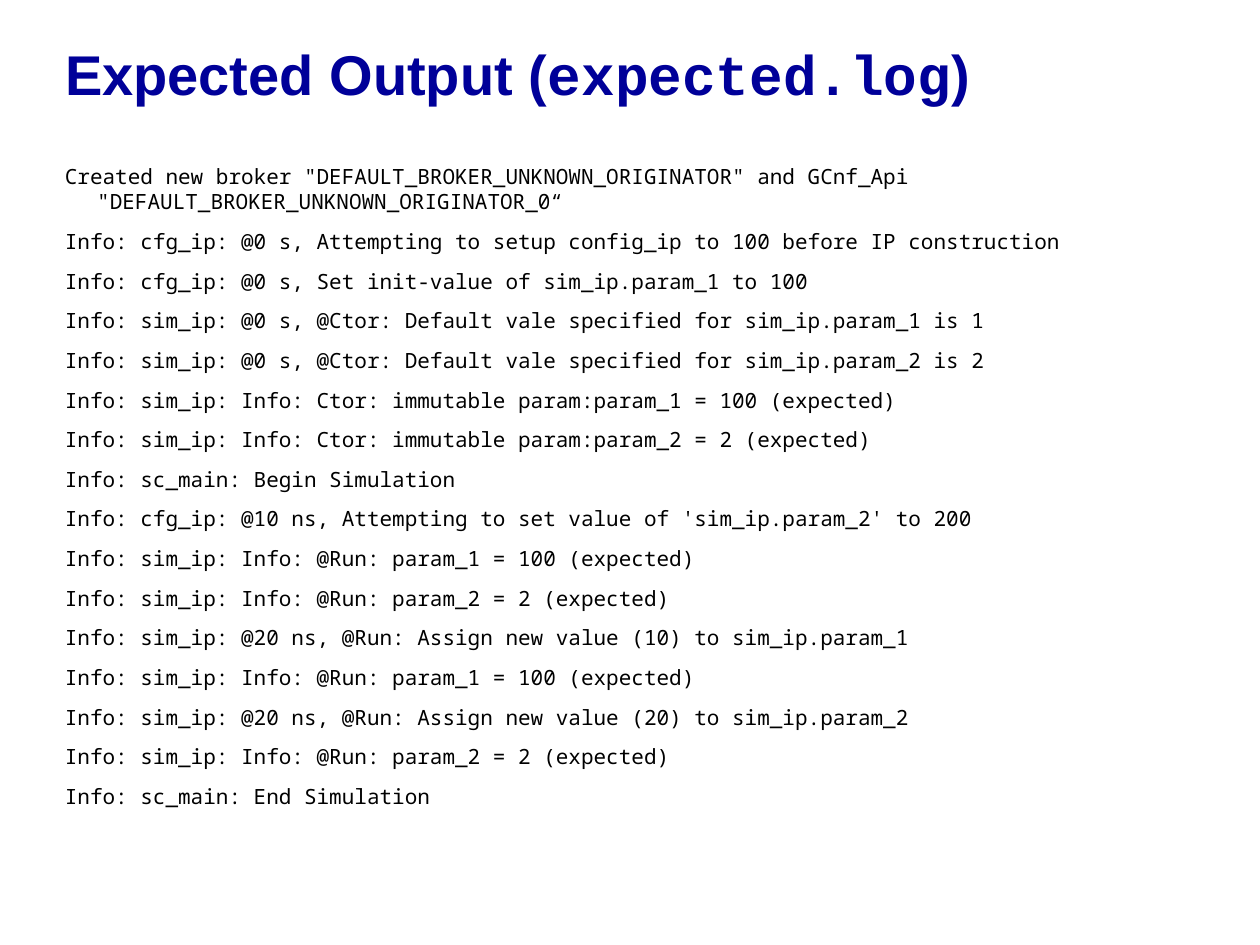
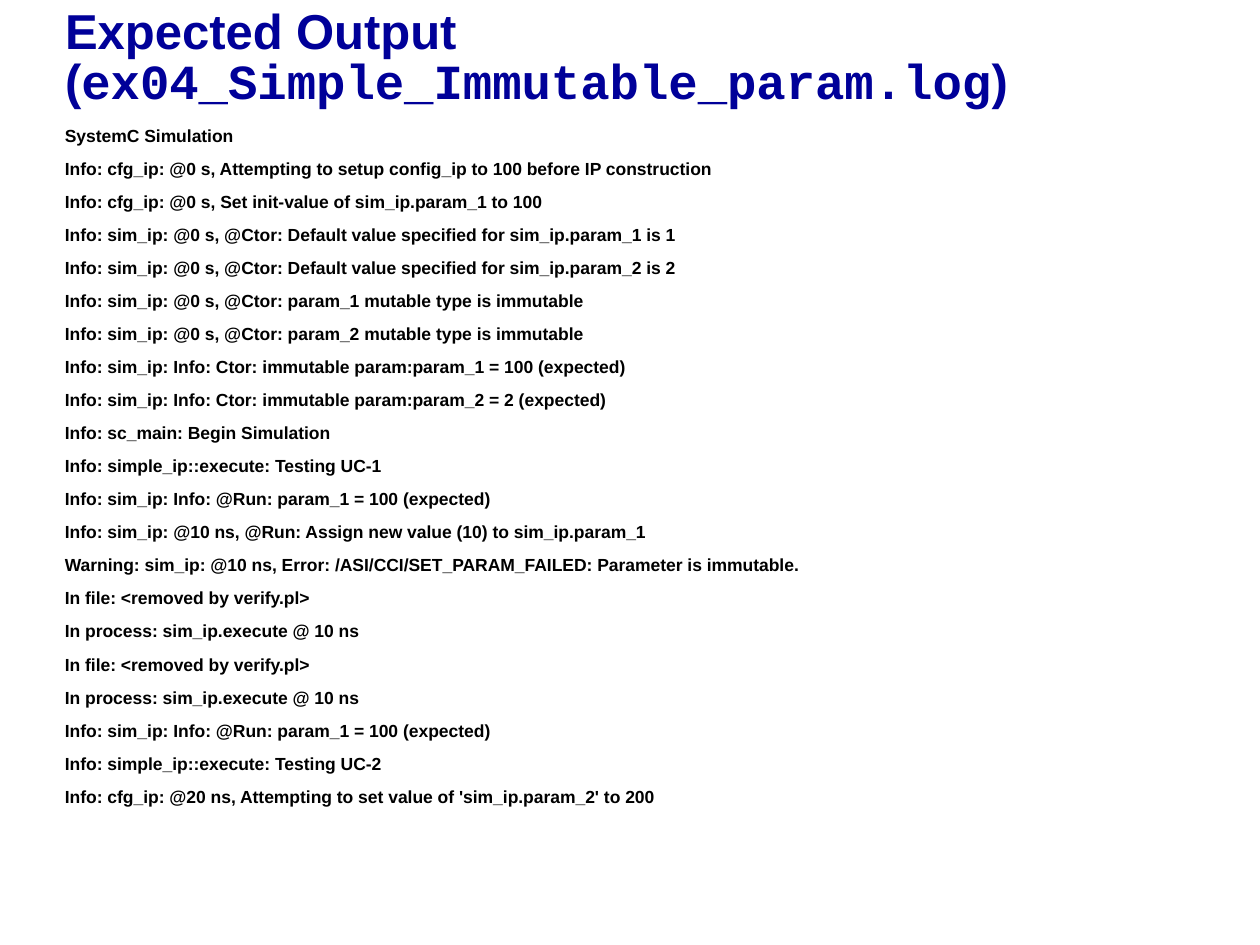
Before and after one commit to accellera-official/cci, a slide deck: slide 5 of examples/ex04_Simple_Immutable_Param/docs/ex04_Simple_Immutable_Param.ppt (slide 7 before the commit). Drawn at 1260x945 pixels with LibreOffice and Linux fonts; fonts in the diff are those of the drawing; background and template pictures are left out. Boxes give left, top, right and bottom in pixels: in the first picture for what was removed or moved away, otherwise in the second. Text is boxed around its words. In the diff, an @@ line names an element or a change of style, - is before the commit and + after.

```diff
--- a/examples/ex04_Simple_Immutable_Param/docs/ex04_Simple_Immutable_Param.ppt
+++ b/examples/ex04_Simple_Immutable_Param/docs/ex04_Simple_Immutable_Param.ppt
@@ title at <box>65,13,1008,109</box>: text changed; size 32 to 28 pt; font Arial to Courier New @@
-Expected Output (expected.log)
+Expected Output (ex04_Simple_Immutable_param.log)
@@ text "SystemC Simulation": place and size @@
-text "SystemC Simulation" at <box>65,168,1059,808</box>
+text "SystemC Simulation" at <box>65,129,799,807</box>
@@ text at <box>65,129,233,146</box>: text changed; size 12 to 10 pt; font Noto Sans Mono to Arial; bold on @@
-Created new broker "DEFAULT_BROKER_UNKNOWN_ORIGINATOR" and GCnf_Api "DEFAULT_BROKER_UNKNOWN_ORIGINATOR_0“
+SystemC Simulation
@@ text at <box>65,162,712,741</box>: size 12 to 10 pt, font Noto Sans Mono to Arial, bold on in "Info: cfg_ip: @0 s, Attempting to setup ...", "Info: cfg_ip: @0 s, Set init-value of ...", "Info: sim_ip: Info: Ctor: immutable param:param_1 = ...", "Info: sim_ip: Info: Ctor: immutable param:param_2 = ..." and 3 more places; indent changed; less space between paragraphs @@
@@ text at <box>65,228,676,344</box>: text changed; size 12 to 10 pt; font Noto Sans Mono to Arial; bold on @@
-Info: sim_ip: @0 s, @Ctor: Default vale specified for sim_ip.param_1 is 1
-Info: sim_ip: @0 s, @Ctor: Default vale specified for sim_ip.param_2 is 2
+Info: sim_ip: @0 s, @Ctor: Default value specified for sim_ip.param_1 is 1
+Info: sim_ip: @0 s, @Ctor: Default value specified for sim_ip.param_2 is 2
+Info: sim_ip: @0 s, @Ctor: param_1 mutable type is immutable
+Info: sim_ip: @0 s, @Ctor: param_2 mutable type is immutable
@@ text at <box>65,459,382,476</box>: text changed; size 12 to 10 pt; font Noto Sans Mono to Arial; bold on @@
-Info: cfg_ip: @10 ns, Attempting to set value of 'sim_ip.param_2' to 200
+Info: simple_ip::execute: Testing UC-1
@@ text at <box>65,525,799,708</box>: text changed; size 12 to 10 pt; font Noto Sans Mono to Arial; bold on @@
-Info: sim_ip: Info: @Run: param_2 = 2 (expected)
-Info: sim_ip: @20 ns, @Run: Assign new value (10) to sim_ip.param_1
+Info: sim_ip: @10 ns, @Run: Assign new value (10) to sim_ip.param_1
+Warning: sim_ip: @10 ns, Error: /ASI/CCI/SET_PARAM_FAILED: Parameter is immutable.
+In file: <removed by verify.pl>
+In process: sim_ip.execute @ 10 ns
+In file: <removed by verify.pl>
+In process: sim_ip.execute @ 10 ns
@@ text at <box>65,757,654,807</box>: text changed; size 12 to 10 pt; font Noto Sans Mono to Arial; bold on @@
-Info: sim_ip: @20 ns, @Run: Assign new value (20) to sim_ip.param_2
-Info: sim_ip: Info: @Run: param_2 = 2 (expected)
-Info: sc_main: End Simulation
+Info: simple_ip::execute: Testing UC-2
+Info: cfg_ip: @20 ns, Attempting to set value of 'sim_ip.param_2' to 200
```
Also in this commit, not shown: 2 other slides changed, 1 slide added, 2 slides removed, 12 other files.
